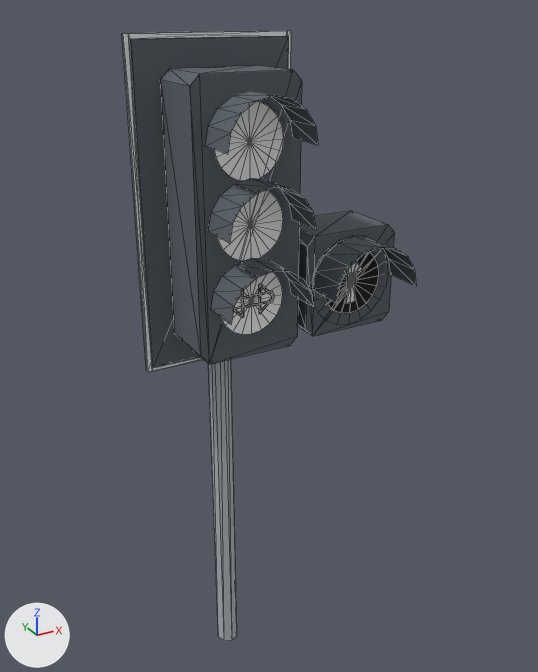
The glTF model game_godot/models/street/traffic_light_straight.glb, before and after one commit.
Both versions are drawn from a 50 mm camera at (-1.86, -4.05, 4.5) aimed at (0.28, -0.16, 2.55). The axes (+X, +Y, +Z) are drawn at lower left. The lights are the same throughout. The picture after the commit comes second. Mesh edges are drawn as thin lines. Where no turn or scale is listed for an object, it has been applied to the vertices. Vertices at exactly the same position are counted once.

Script lines for the objects in view, before the commit:
```python
me_mesh_0 = bpy.data.meshes.new('Mesh_0')
me_mesh_0.from_pydata(...)  # 177 vertices, 240 faces; spans x -0.5..1.02, y -0.73..0.08, z 0.0..4.38
me_mesh_0.materials.append(mat_signal_body)
me_mesh_2 = bpy.data.meshes.new('Mesh_2')
me_mesh_2.from_pydata(...)  # 22 vertices, 20 faces; spans x -0.21..0.21, y 0.0, z -0.21..0.21
me_mesh_2.materials.append(mat_signal_lens)
me_mesh_3 = bpy.data.meshes.new('Mesh_3')
me_mesh_3.from_pydata(...)  # 70 vertices, 44 faces; spans x -0.21..0.21, y -0.001..0.0, z -0.21..0.21
me_mesh_3.materials.append(mat_signal_lens)
ob_aperture_green = bpy.data.objects.new('aperture_green', me_mesh_3)
ob_aperture_green.location = (0.0, -0.46, 2.95)
ob_aperture_yellow = bpy.data.objects.new('aperture_yellow', me_mesh_2)
ob_aperture_yellow.location = (0.0, -0.46, 3.4)
ob_body = bpy.data.objects.new('body', me_mesh_0)
ob_body.location = (0.0, 0.0, 0.0)
# also in view: 'aperture_red' at (0.0, -0.46, 3.85); 'aperture_arrow' at (0.7, -0.46, 2.95)
```
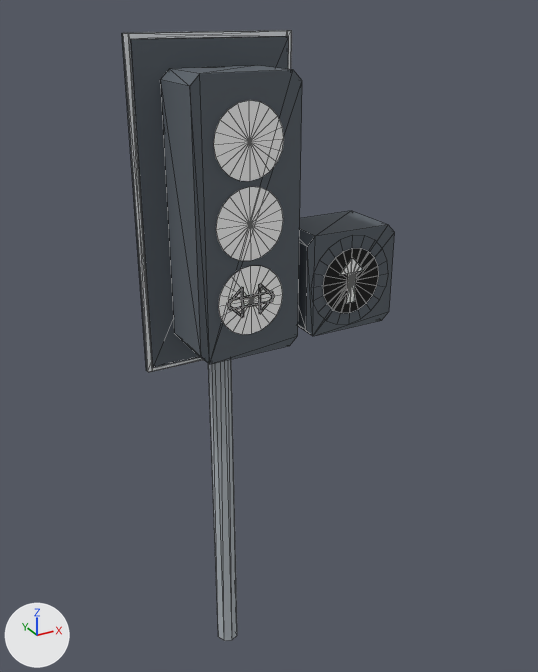
Changed parts and their boxes [x1, y1, x2, y2] in the pictures (538 x 672 px):
'body', reshaped (7% narrower)
    before: [122, 30, 416, 641]
    after: [122, 30, 395, 641]
part 1 of me_mesh_0, deleted
    before: [211, 258, 314, 324]
part 2 of me_mesh_0, deleted
    before: [206, 91, 318, 154]
part 3 of me_mesh_0, deleted
    before: [208, 178, 316, 243]
part 4 of me_mesh_0, deleted
    before: [313, 236, 416, 302]
part 5 of me_mesh_0, recoloured
    both: [122, 32, 155, 372]

What the commit changed:
me_mesh_0 is used by ob_body; location (0.0, 0.0, 0.0).
me_mesh_0 had 177 vertices, 240 faces and spanned x -0.5..1.02, y -0.73..0.08, z 0.0..4.38.
me_mesh_0 now has 105 vertices, 176 faces and spans x -0.5..1.02, y -0.45..0.08, z 0.0..4.38.
me_mesh_0 part 1: the loose piece of 18 vertices spanning x -0.26..0.26, y -0.73..-0.47, z 2.95..3.21 is deleted.
me_mesh_0 part 2: the loose piece of 18 vertices spanning x -0.26..0.26, y -0.73..-0.47, z 3.85..4.11 is deleted.
me_mesh_0 part 3: the loose piece of 18 vertices spanning x -0.26..0.26, y -0.73..-0.47, z 3.4..3.66 is deleted.
me_mesh_0 part 4: the loose piece of 18 vertices spanning x 0.41..0.99, y -0.73..-0.47, z 2.95..3.24 is deleted.
me_mesh_0 part 5: 12 kept faces spanning x -0.5..0.5, y -0.02..0.0, z 2.42..4.38 get new vertex colours; the middle colour goes from grey #afb6bc to dark grey #596169.
